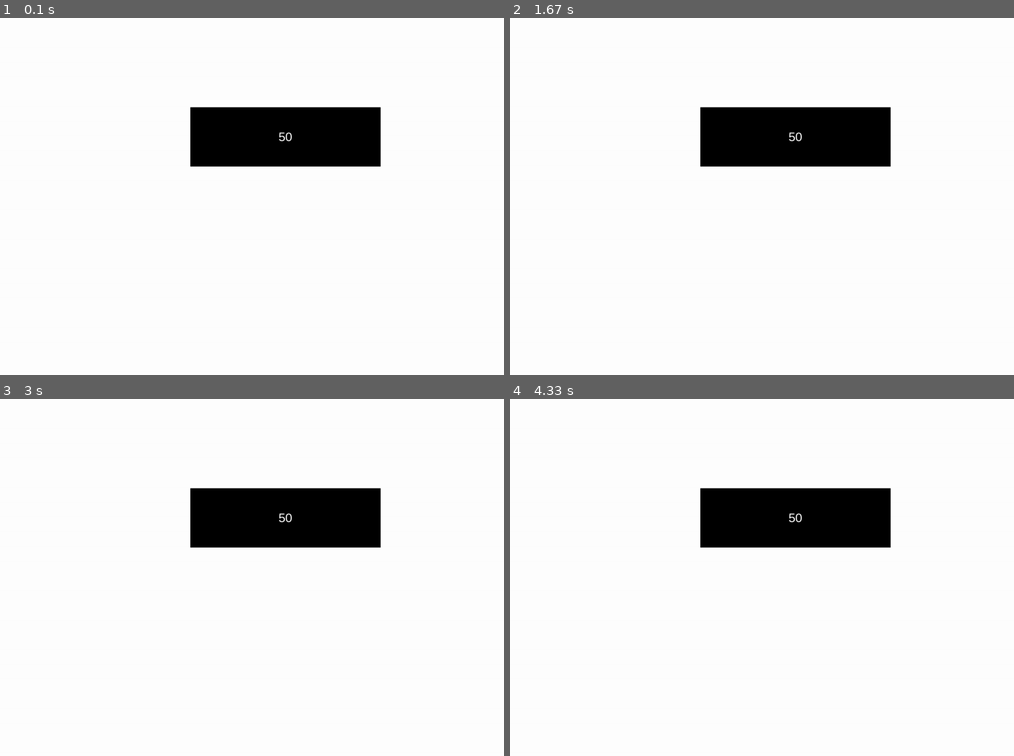
Above: before the commit, frames 1-4 (two rows, left to right).
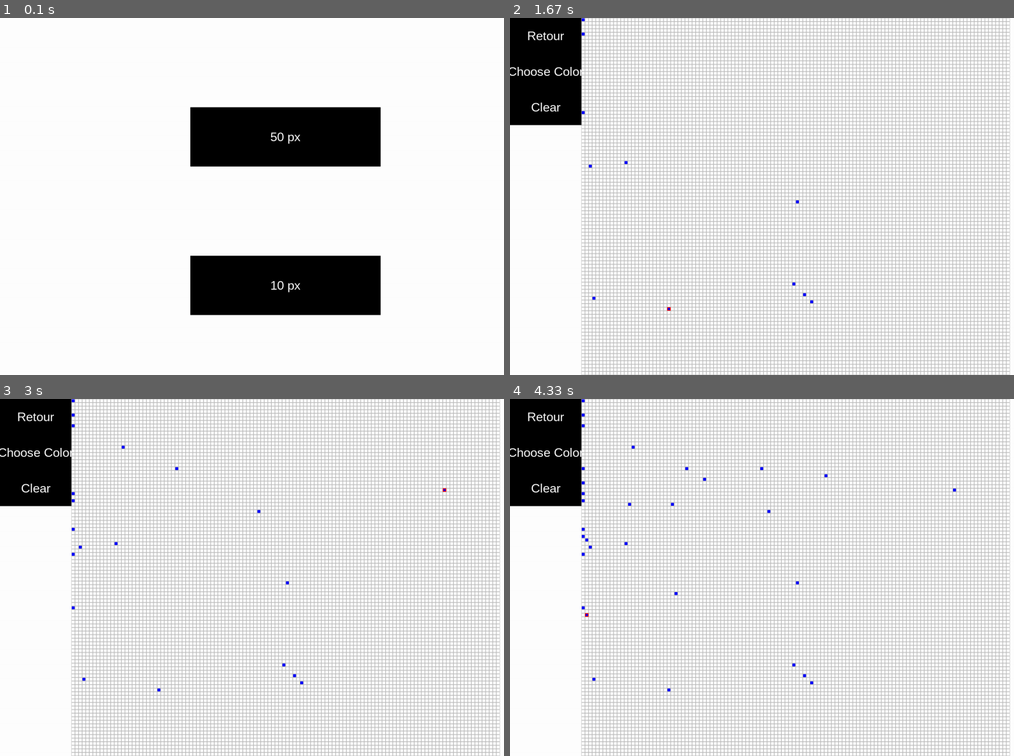
Above: after the commit, the same moments.

Repository: Azkomar/Pygame-Drawing-App
Game: pygame game, started from main.py
The game is run twice, just before and just after one commit, with the same random seed, the same clock (stepped at 60 frames per second) and the same inputs.
Inputs (mouse positions are in pixels of both pictures, inside the frame that each line leads up to):
- Up to frame 1 (0.1 s): no input
- Up to frame 2 (1.67 s): press the mouse at (797, 285) at 0.37 s; move the mouse to (802, 292) at 0.47 s; release the mouse at (812, 303) at 0.6 s; press the mouse at (580, 32) at 0.7 s; move the mouse to (585, 167) at 0.8 s; release the mouse at (595, 300) at 0.93 s; press the mouse at (580, 114) at 1.03 s; move the mouse to (797, 200) at 1.13 s; release the mouse at (1008, 289) at 1.27 s; press the mouse at (580, 18) at 1.37 s; move the mouse to (625, 164) at 1.47 s; release the mouse at (671, 307) at 1.6 s
- Up to frame 3 (3 s): press the mouse at (70, 423) at 1.7 s; move the mouse to (126, 445) at 1.8 s; release the mouse at (176, 470) at 1.93 s; press the mouse at (70, 495) at 2.03 s; move the mouse to (70, 584) at 2.13 s; release the mouse at (70, 677) at 2.27 s; press the mouse at (70, 498) at 2.37 s; move the mouse to (70, 552) at 2.47 s; release the mouse at (70, 606) at 2.6 s; press the mouse at (70, 527) at 2.7 s; move the mouse to (257, 509) at 2.8 s; release the mouse at (443, 491) at 2.93 s
- Up to frame 4 (4.33 s): press the mouse at (580, 534) at 3.03 s; move the mouse to (671, 502) at 3.13 s; release the mouse at (762, 470) at 3.27 s; press the mouse at (580, 413) at 3.37 s; move the mouse to (630, 502) at 3.47 s; release the mouse at (676, 591) at 3.6 s; press the mouse at (580, 481) at 3.7 s; move the mouse to (706, 481) at 3.8 s; release the mouse at (827, 477) at 3.93 s; press the mouse at (580, 466) at 4.03 s; move the mouse to (585, 541) at 4.13 s; release the mouse at (585, 613) at 4.27 s

The runs differ from the first frame. In frame 1, 6.4% of the frame differs, in the area x 37-76%, y 32-84%; in frame 2, 45%; in frame 3, 45%; in frame 4, 45%, in the area x 0-100%, y 0-100%.

Commit message:
Ajout du bouton clear

Diff:
--- a/main.py
+++ b/main.py
@@ -26,7 +26,7 @@
             self.current_page.handle_events(events)
             self.current_page.update()
             self.current_page.draw()
-            self.clock.tick(30)
+            self.clock.tick(120)
 
 if __name__ == "__main__":
     pygame.init()
--- a/page_draw.py
+++ b/page_draw.py
@@ -14,7 +14,7 @@
         #Back Button
         self.menuWidth = w/8
         self.menuHeight = h/10
-        self.button = pygame.Rect(0, 0, self.menuWidth, self.menuHeight)
+        self.backButton = pygame.Rect(0, 0, self.menuWidth, self.menuHeight)
         self.btn_color = 'black'
         self.font = pygame.font.SysFont('Arial', 35)
         self.text = self.font.render('Retour', True, 'white')
@@ -28,6 +28,11 @@
         self.selected_color = 'blue'
         self.custom_color_btn = pygame.Rect(0, self.menuHeight, self.menuWidth, self.menuHeight)
         self.custom_color_txt = self.font.render("Choose Color", True, "white")
+
+        #Clear Canva
+        self.clearBtn = pygame.Rect(0, 2*self.menuHeight, self.menuWidth, self.menuHeight)
+        self.clearBtnTxt = self.font.render("Clear", True, "white")
+
 
     def on_enter(self):
         # Appelée quand on arrive sur la page
@@ -45,13 +50,16 @@
         if color_code[1] is not None:
             self.selected_color = color_code[1]  # Hex string compatible avec pygame
 
+
     def handle_events(self, events):
         for event in events:
             if event.type == pygame.MOUSEBUTTONDOWN:
-                if self.button.collidepoint(pygame.mouse.get_pos()):
+                if self.backButton.collidepoint(pygame.mouse.get_pos()):
                     self.game.current_page = self.game.pages["menu"]
                 elif self.custom_color_btn.collidepoint(pygame.mouse.get_pos()):
                     self.choose_custom_color()
+                elif self.clearBtn.collidepoint(pygame.mouse.get_pos()):
+                    self.on_enter()
 
 
         if pygame.mouse.get_pressed(3)[0] is True:
@@ -66,8 +74,8 @@
 
     def draw(self):
         self.screen.fill("white")
-        pygame.draw.rect(self.screen, self.btn_color, self.button)
-        text_rect = self.text.get_rect(center=self.button.center)
+        pygame.draw.rect(self.screen, self.btn_color, self.backButton)
+        text_rect = self.text.get_rect(center=self.backButton.center)
         self.screen.blit(self.text, text_rect)
 
         #for i in range(2):
@@ -77,9 +85,13 @@
 
         self.drawGridHover()
 
-        pygame.draw.rect(self.screen, "gray", self.custom_color_btn)
+        pygame.draw.rect(self.screen, self.btn_color, self.custom_color_btn)
         text_rect = self.custom_color_txt.get_rect(center=self.custom_color_btn.center)
         self.screen.blit(self.custom_color_txt, text_rect)
+
+        pygame.draw.rect(self.screen, self.btn_color, self.clearBtn)
+        text_rect = self.clearBtnTxt.get_rect(center=self.clearBtn.center)
+        self.screen.blit(self.clearBtnTxt, text_rect)
 
         pygame.display.flip()
 
--- a/page_menu.py
+++ b/page_menu.py
@@ -6,25 +6,37 @@
         self.screen = game.screen
         w, h = self.screen.get_width(), self.screen.get_height()
 
-        self.button = pygame.Rect(w/3, h/4, w/3, h/6)
+        self.button50 = pygame.Rect(w/3, h/4, w/3, h/6)
         self.btn_color = 'black'
         self.font = pygame.font.SysFont('Arial', 35)
-        self.text = self.font.render('50', True, 'white')
+        self.text = self.font.render('50 px', True, 'white')
+
+        self.button10 = pygame.Rect(w/3, self.button50.bottom + h/4, w/3, h/6)
+        self.text10 = self.font.render('10 px', True, 'white')
 
     def handle_events(self, events):
         for event in events:
             if event.type == pygame.MOUSEBUTTONDOWN:
-                if self.button.collidepoint(pygame.mouse.get_pos()):
+                if self.button50.collidepoint(pygame.mouse.get_pos()):
                     self.game.gridValue = 50
                     self.game.current_page = self.game.pages["draw"]
                     self.game.pages["draw"].on_enter()
 
+                if self.button10.collidepoint(pygame.mouse.get_pos()):
+                    self.game.gridValue = 10
+                    self.game.current_page = self.game.pages["draw"]
+                    self.game.pages["draw"].on_enter()
     def update(self):
         pass
 
     def draw(self):
         self.screen.fill("white")
-        pygame.draw.rect(self.screen, self.btn_color, self.button)
-        text_rect = self.text.get_rect(center=self.button.center)
+        pygame.draw.rect(self.screen, self.btn_color, self.button50)
+        text_rect = self.text.get_rect(center=self.button50.center)
         self.screen.blit(self.text, text_rect)
+
+        pygame.draw.rect(self.screen, self.btn_color, self.button10)
+        text_rect = self.text10.get_rect(center=self.button10.center)
+        self.screen.blit(self.text10, text_rect)
+
         pygame.display.flip()
